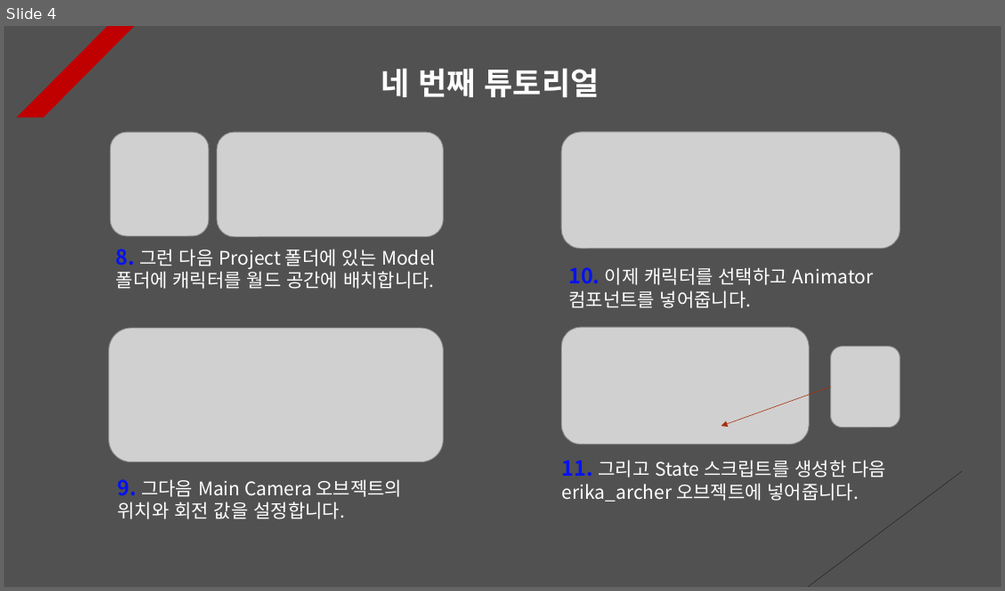
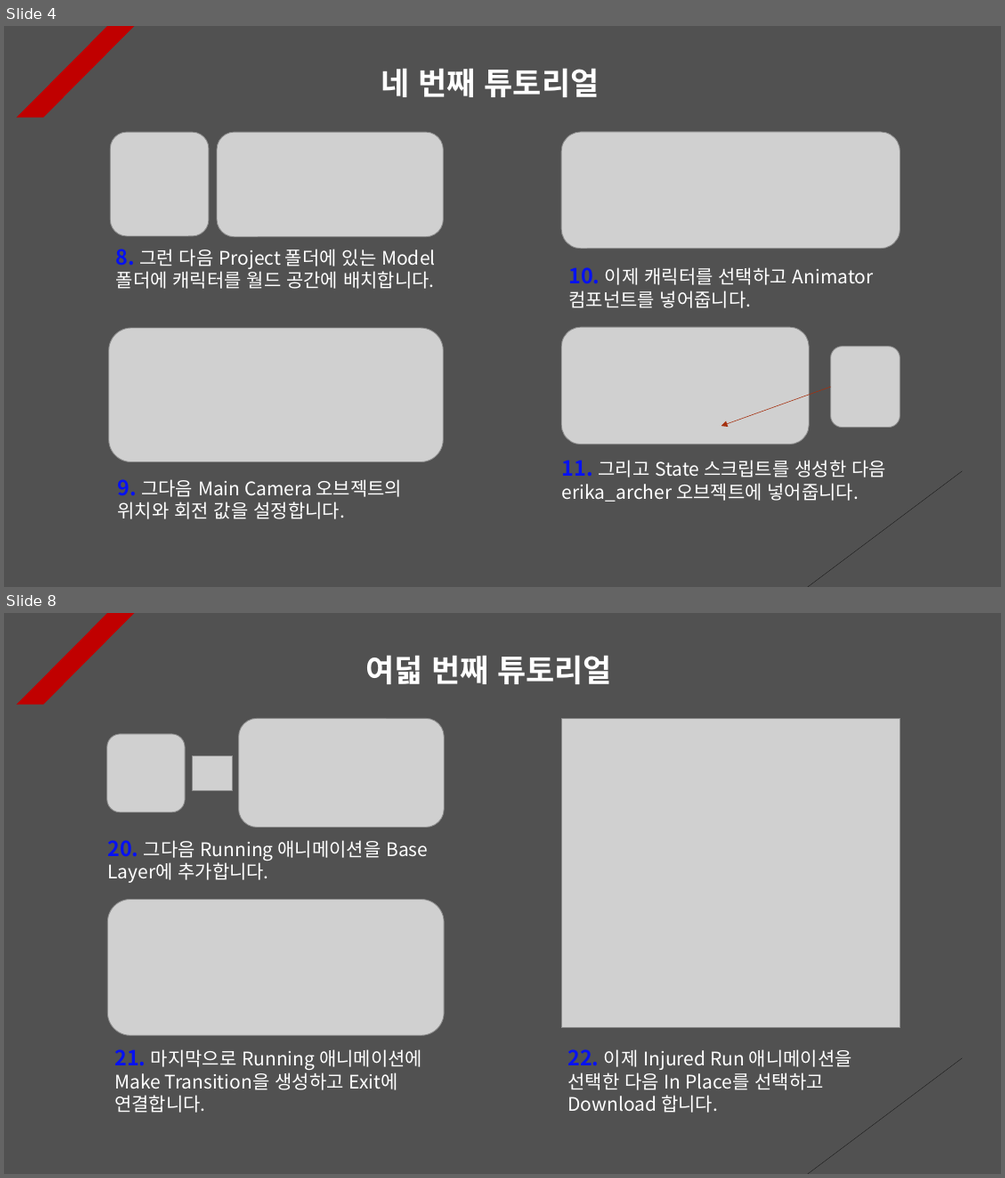
Before and after one commit to Unity2033/3D-UnityEngine, a slide deck: Assets/Class/Animation Layer/PPT Data/Animation Layer Example.pptx. Shown one above the other, each under a label of ours: slide 4 before the commit, slides 4 and 8 after it; the slides between them are not shown. The pictures are 1005x591 and 1005x1178 pixels, drawn with LibreOffice and Linux fonts; fonts in the diff are those of the drawing; grey boxes stand for pictures. Boxes give left, top, right and bottom in pixels: in the first picture for what was removed or moved away, otherwise in the second. Text is boxed around its words. In the diff, an @@ line names an element or a change of style, - is before the commit and + after.

```diff
--- a/Assets/Class/Animation Layer/PPT Data/Animation Layer Example.pptx
+++ b/Assets/Class/Animation Layer/PPT Data/Animation Layer Example.pptx
@@ slide 8 added at (4,613,1001,1174), background #515151; not listed: 2 template elements that a slide beside it also shows @@
@@ text added at (365,655,612,684), 30 pt, text #FFFFFF, bold @@
+여덟 번째 튜토리얼
@@ picture added at (239,718,445,827) @@
@@ picture added at (561,718,900,1028) @@
@@ picture added at (107,734,185,812) @@
@@ picture added at (192,755,232,791) @@
@@ text added at (107,840,428,883), 18 pt, text #FFFFFF @@
+20. 그다음 Running 애니메이션을 Base Layer에 추가합니다.
@@ picture added at (108,900,445,1036) @@
@@ text added at (114,1049,422,1112), 18 pt, text #FFFFFF @@
+21. 마지막으로 Running 애니메이션에 Make Transition을 생성하고 Exit에 연결합니다.
@@ text added at (567,1049,852,1112), 18 pt, text #FFFFFF @@
+22. 이제 Injured Run 애니메이션을 선택한 다음 In Place를 선택하고 Download 합니다.
```
Also in this commit, not shown: 1 slide changed, 7 other slides added, 12 other files.
